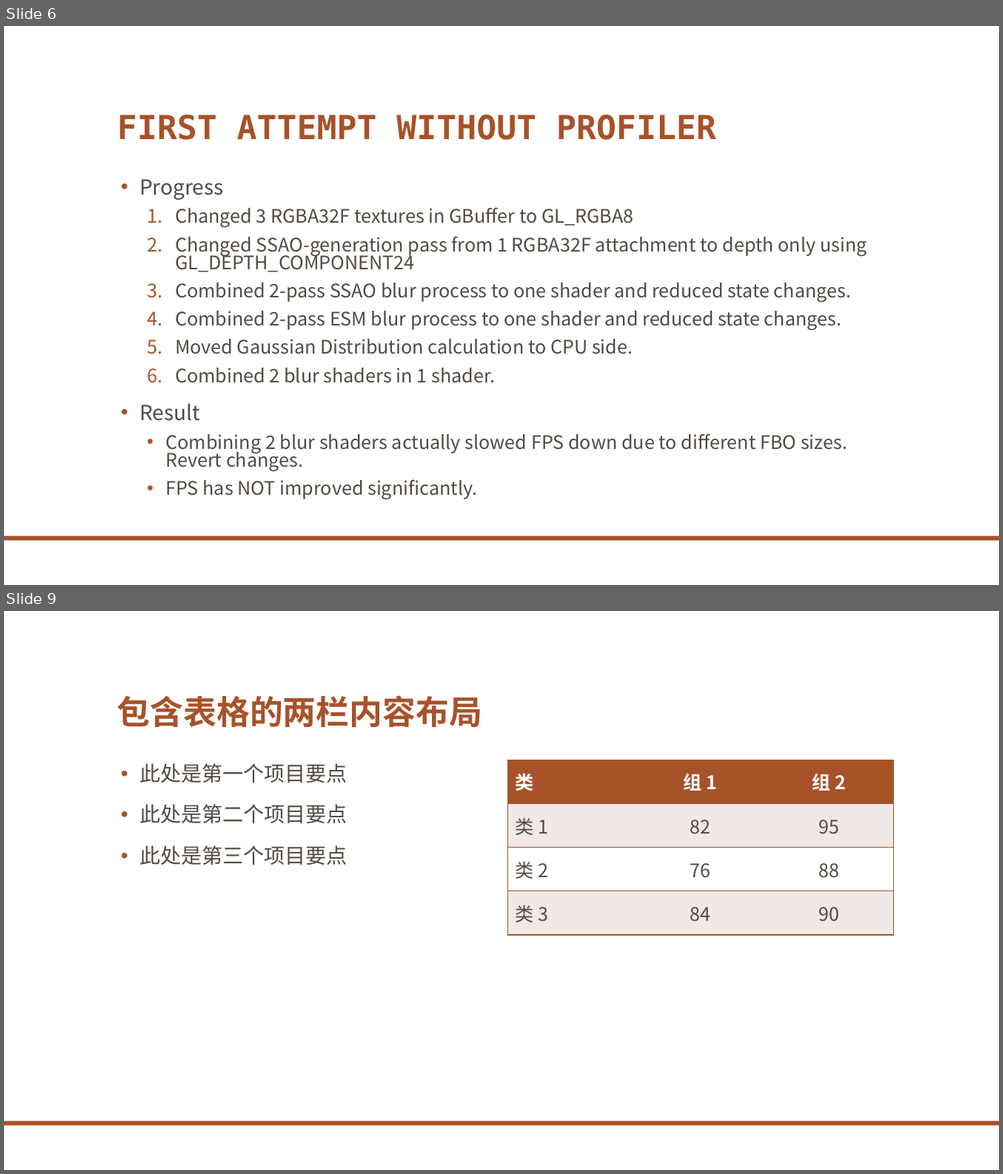
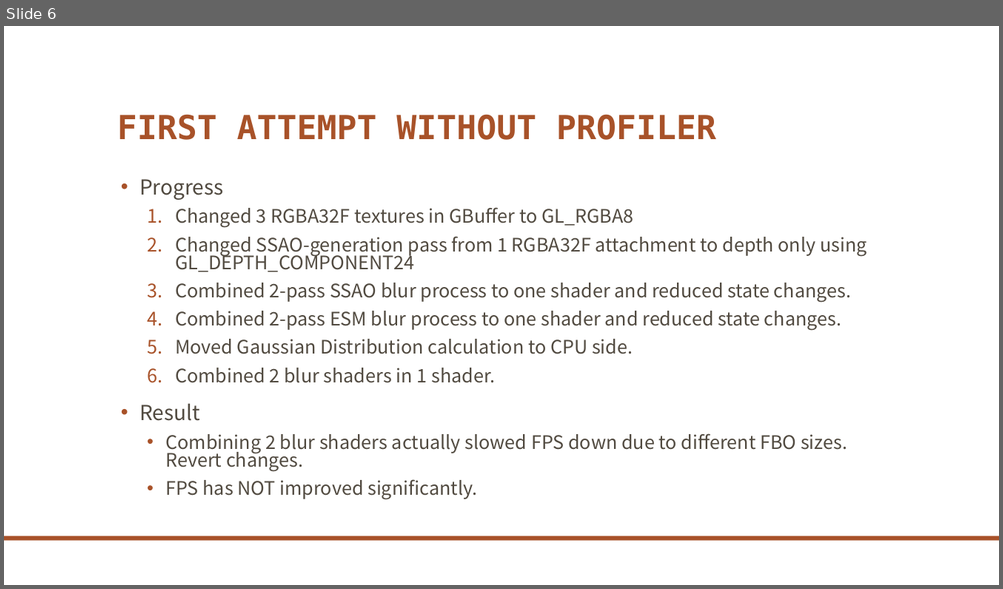
Before and after one commit to levey-lee/GraphicsEngine, a slide deck: DiamondGraphicsEngine/OptimizationReport.pptx. Shown one above the other, each under a label of ours: slides 6 and 9 before the commit, slide 6 after it; the slides between them are not shown. The pictures are 1003x1174 and 1003x589 pixels, drawn with LibreOffice and Linux fonts; fonts in the diff are those of the drawing; background and template pictures are left out. Boxes give left, top, right and bottom in pixels: in the first picture for what was removed or moved away, otherwise in the second. Text is boxed around its words. In the diff, an @@ line names an element or a change of style, - is before the commit and + after.

```diff
--- a/DiamondGraphicsEngine/OptimizationReport.pptx
+++ b/DiamondGraphicsEngine/OptimizationReport.pptx
@@ slide 9 removed at box(4, 611, 999, 1170), background picture (left out); not listed: 1 template element that a slide beside it also shows @@
@@ title removed at box(117, 695, 482, 727) @@
-包含表格的两栏内容布局
@@ text removed at box(139, 763, 347, 866) @@
-• 此处是第一个项目要点
-• 此处是第二个项目要点
-• 此处是第三个项目要点
@@ table removed at box(508, 760, 893, 936), 4 rows, 3 columns @@
-类 | 组 1 | 组 2
-类 1 | 82 | 95
-类 2 | 76 | 88
-类 3 | 84 | 90
```
Also in this commit, not shown: 1 slide changed, 8 other slides removed, 2 other files.
